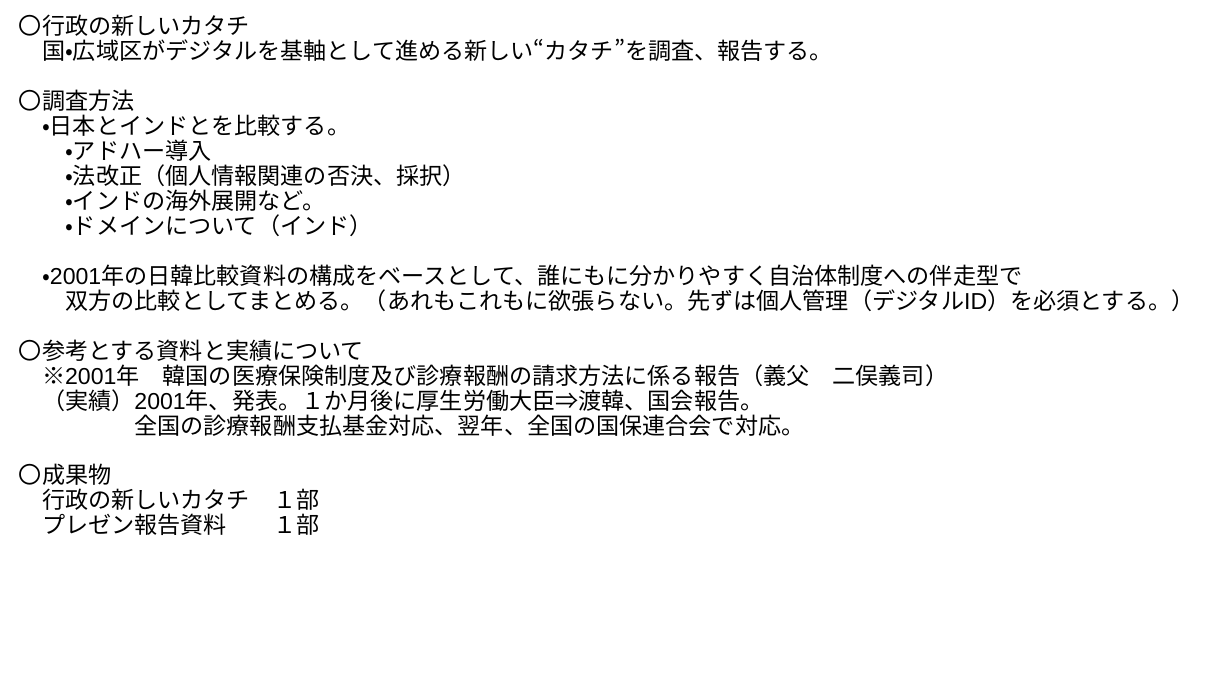
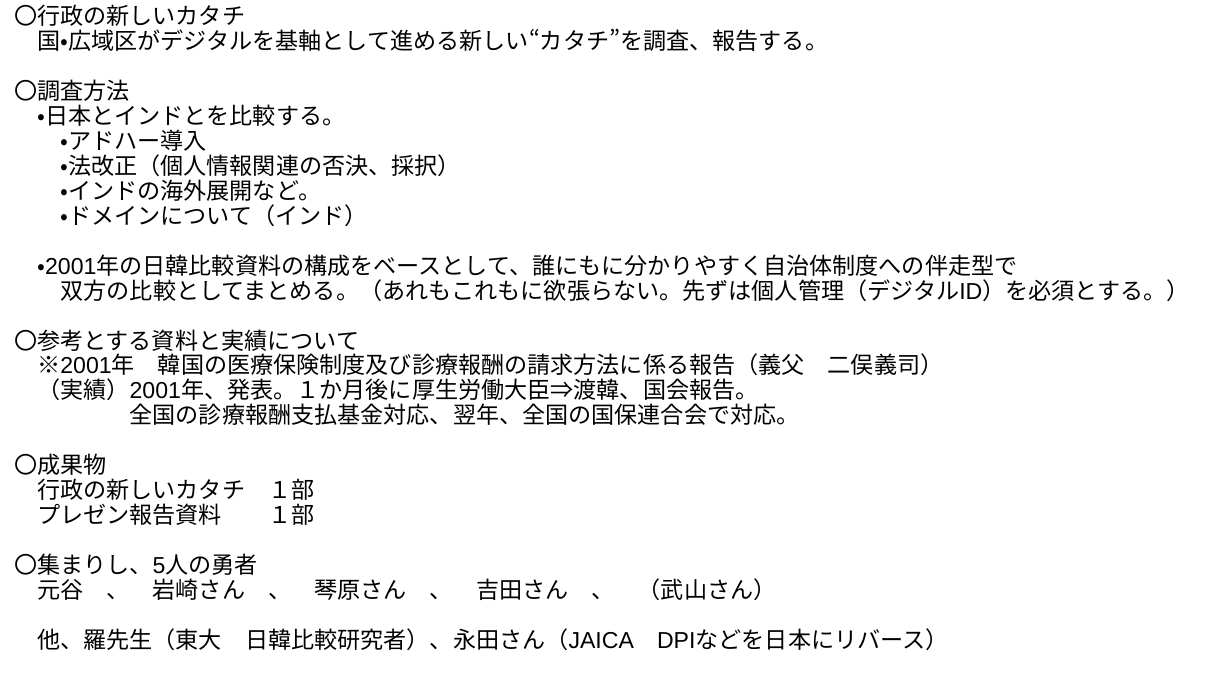
Before and after one commit to MotoyaTakashi/connected-onestop-in-gov-info, a slide deck: slide 2 of 00-構成/00_活動主旨-チーミング1回目.pptx. Drawn at 1232x693 pixels with LibreOffice and Linux fonts; fonts in the diff are those of the drawing. Boxes give left, top, right and bottom in pixels: in the first picture for what was removed or moved away, otherwise in the second. Text is boxed around its words. In the diff, an @@ line names an element or a change of style, - is before the commit and + after.

Commit message:
岩崎さんレビュー_構成＆タイトル Fixes #6

```diff
--- a/00-構成/00_活動主旨-チーミング1回目.pptx
+++ b/00-構成/00_活動主旨-チーミング1回目.pptx
@@ title "〇行政の新しいカタチ 国・広域区がデジタルを基軸として進める新しい“カタチ”を調査、報告する。 〇調査方法 ・日本とイン ...": place and size @@
-title "〇行政の新しいカタチ 国・広域区がデジタルを基軸として進める新しい“カタチ”を調査、報告する。 〇調査方法 ・日本とイン ..." at (19,14,1195,535)
+title "〇行政の新しいカタチ 国・広域区がデジタルを基軸として進める新しい“カタチ”を調査、報告する。 〇調査方法 ・日本とイン ..." at (14,4,1190,650)
@@ title at (14,503,948,650): text changed @@
-プレゼン報告資料 １部
+プレゼン報告資料 １部
+〇集まりし、5人の勇者
+元谷 、 岩崎さん 、 琴原さん 、 吉田さん 、 （武山さん）
+他、羅先生（東大 日韓比較研究者）、永田さん（JAICA DPIなどを日本にリバース）
```
Also in this commit, not shown: 1 other slide changed, 5 other files.
